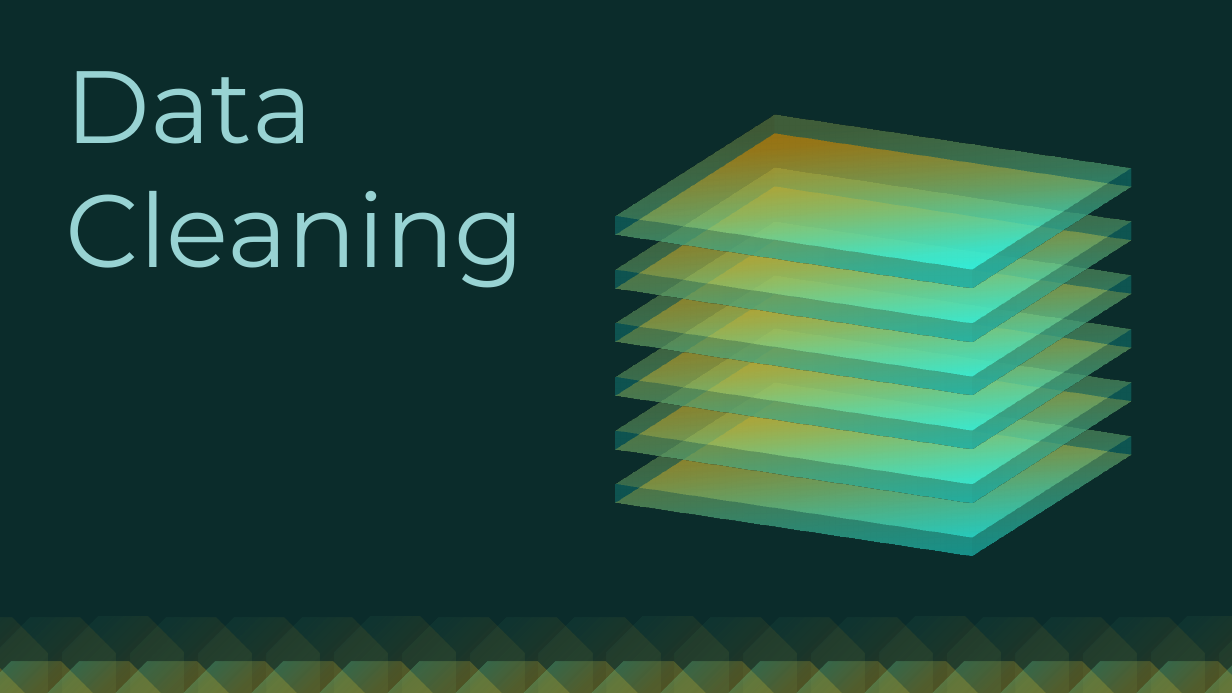
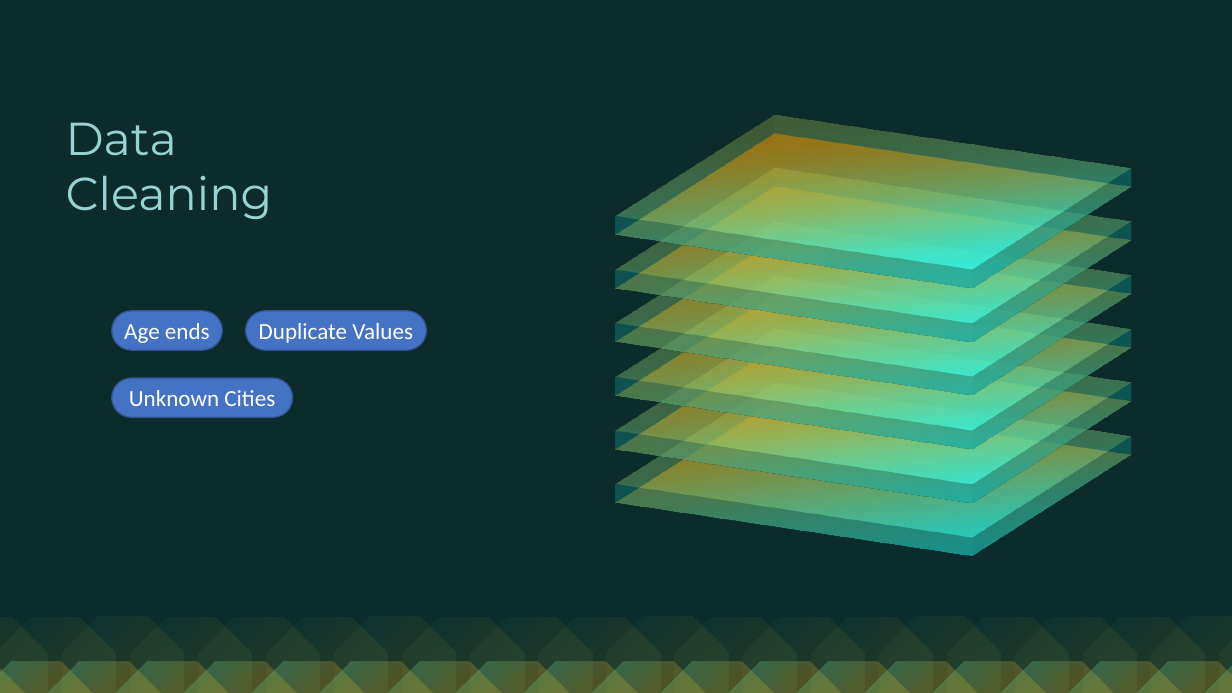
Before and after one commit to mjaali/R-Squad, a slide deck: slide 8 of Assets/R squad Project Presentation.pptx. Drawn at 1232x693 pixels with LibreOffice and Linux fonts; fonts in the diff are those of the drawing. Boxes give left, top, right and bottom in pixels: in the first picture for what was removed or moved away, otherwise in the second. Text is boxed around its words. In the diff, an @@ line names an element or a change of style, - is before the commit and + after.

```diff
--- a/Assets/R squad Project Presentation.pptx
+++ b/Assets/R squad Project Presentation.pptx
@@ text at [66,122,273,219]: text changed; size 80 to 36 pt @@
-Data Cleaning
+Data
+Cleaning
@@ rounded rectangle added at [112,311,223,350], fill #4472C4, outline #325491 1 pt, 18 pt, text #FFFFFF @@
+Age ends
@@ rounded rectangle added at [246,311,427,350], fill #4472C4, outline #325491 1 pt, 18 pt, text #FFFFFF @@
+Duplicate Values
@@ rounded rectangle added at [112,378,293,418], fill #4472C4, outline #325491 1 pt, 18 pt, text #FFFFFF @@
+Unknown Cities
```
Also in this commit, not shown: 1 other slide changed, 2 slides added, 4 other files.
